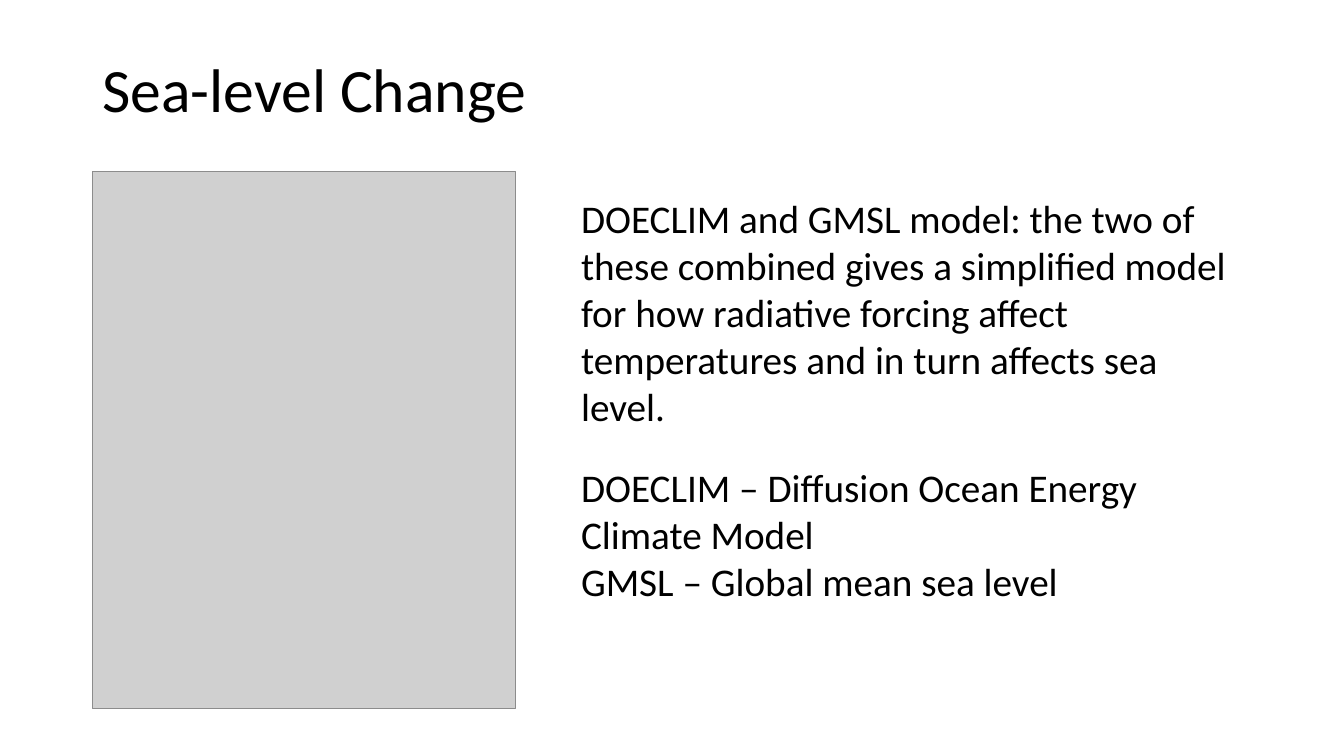
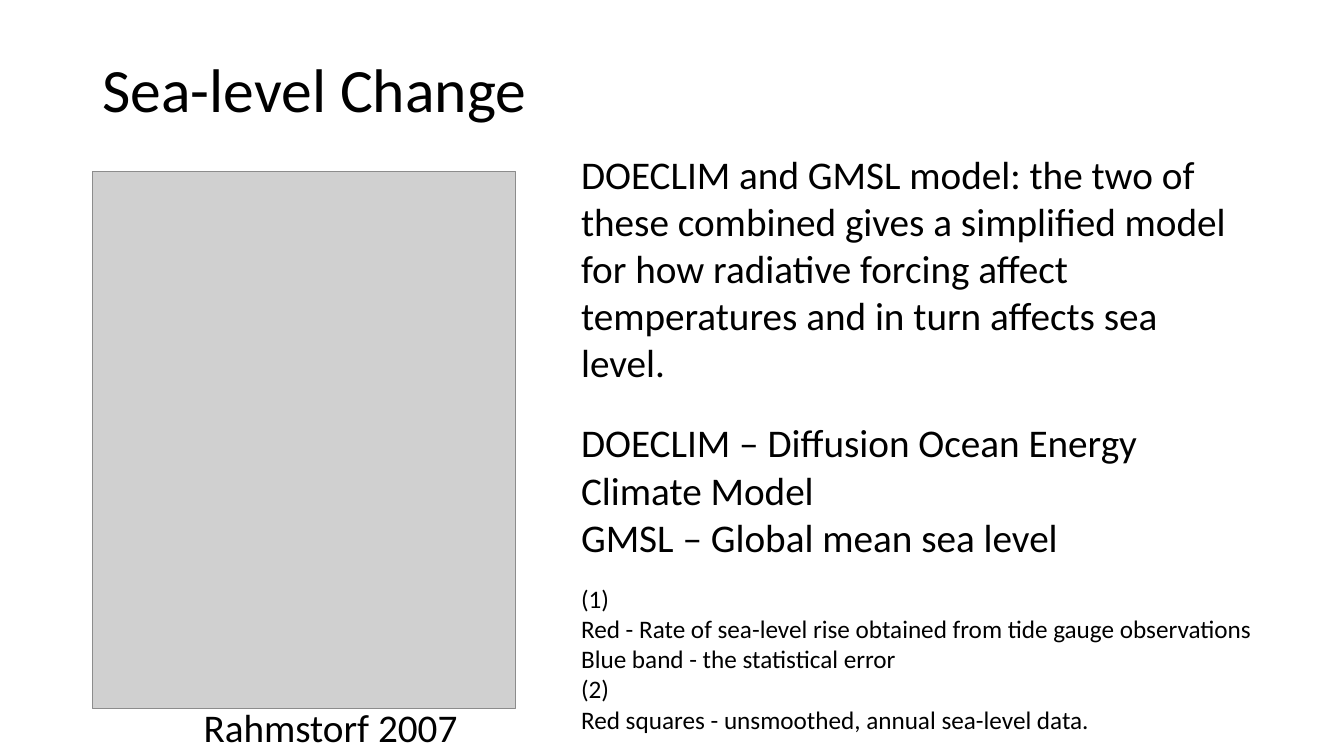
Before and after one commit to niharnandan/thesis, a slide deck: slide 3 of Mid Semester Presentation.pptx. Drawn at 1344x756 pixels with LibreOffice and Linux fonts; fonts in the diff are those of the drawing; grey boxes stand for pictures. Boxes give left, top, right and bottom in pixels: in the first picture for what was removed or moved away, otherwise in the second. Text is boxed around its words. In the diff, an @@ line names an element or a change of style, - is before the commit and + after.

```diff
--- a/Mid Semester Presentation.pptx
+++ b/Mid Semester Presentation.pptx
@@ text "DOECLIM and GMSL model: the ..." moved from (x1=581, y1=205, x2=1226, y2=422) to (x1=581, y1=161, x2=1226, y2=378) @@
@@ text "DOECLIM – Diffusion Ocean Energy ..." moved from (x1=581, y1=475, x2=1137, y2=597) to (x1=581, y1=430, x2=1137, y2=553) @@
@@ text added at (x1=581, y1=589, x2=1251, y2=733), 18 pt, text #000000 @@
+(1)
+Red - Rate of sea-level rise obtained from tide gauge observations
+Blue band - the statistical error
+(2)
+Red squares - unsmoothed, annual sea-level data.
@@ text added at (x1=204, y1=714, x2=457, y2=743), 28 pt, text #000000 @@
+Rahmstorf 2007
```
Also in this commit, not shown: 7 other slides changed, 3 slides added, 2 slides removed.
